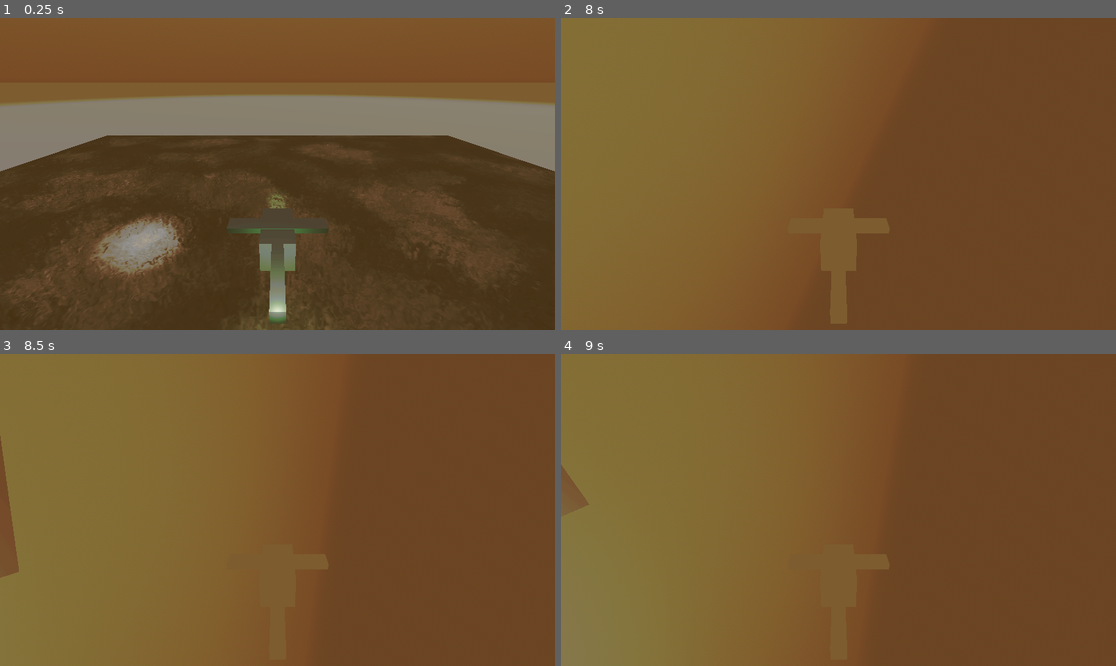
Above: before the commit, frames 1-4 (two rows, left to right).
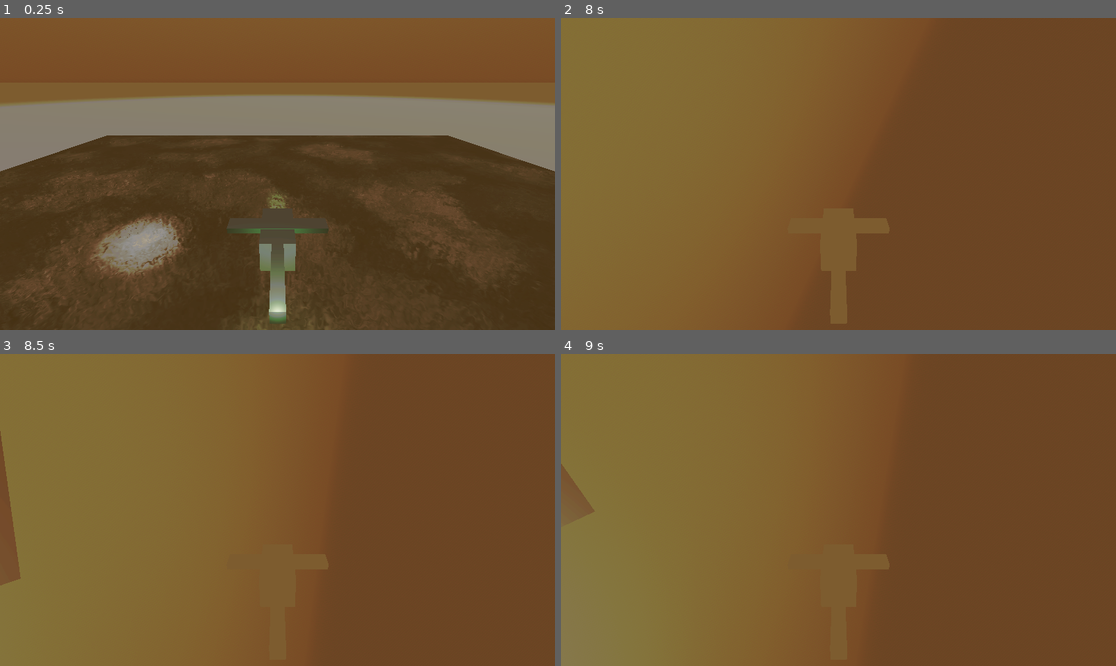
Above: after the commit, the same moments.

Repository: fracter2/here-be-le-dragon
Game: Godot game, scene res://Content/World.tscn
Two runs of this game, one before a commit and one after it. Both use one fixed random seed, a clock stepped at 60 frames per second and the inputs below.
Inputs:
- Up to frame 1 (0.25 s): no input
- Up to frame 2 (8 s): hold D (barrel_right) 0.53-1.28 s; tap P (flip_pitch) every 0.75 s from 0.6 to 7.35 s; hold Down (pitch_down) 1.28-2.03 s; hold D (barrel_right) 2.03-2.78 s; hold Up (pitch_up) 2.78-3.53 s; hold A (barrel_left) 3.53-5.03 s; hold Down (pitch_down) 5.03-5.78 s; hold D (barrel_right) 5.78-6.53 s; tap Enter at 6.5 s; hold Up (pitch_up) 6.53-7.28 s; tap Space (thrust_up) at 7.25 s; hold D (barrel_right) from 7.28 s (still down)
- Up to frame 3 (8.5 s): release D (barrel_right) at 8.03 s; hold Down (pitch_down) from 8.03 s (still down); tap P (flip_pitch) at 8.1 s
- Up to frame 4 (9 s): release Down (pitch_down) at 8.78 s; hold A (barrel_left) from 8.78 s (still down); tap P (flip_pitch) at 8.85 s

Frames 1-2 are identical in both runs. In frame 3, 0.1% of the frame differs, in the area x 0-4%, y 24-75%; in frame 4, less than 0.1%.

Commit message:
FIXED THE DAMN HELI CONTROLS I AM GENIOUS

Diff:
--- a/Content/helicopter.gd
+++ b/Content/helicopter.gd
@@ -52,7 +52,7 @@
 	apply_torque(basis * rot)
 
 	#var rotaded_thrust: Vector3 = (Vector3.UP * input_thrust * speed_thrust) * global_basis
-	var rotaded_thrust: Vector3 = (Vector3.UP * input_thrust * speed_thrust) * basis.orthonormalized()
+	var rotaded_thrust: Vector3 = basis.orthonormalized() * (Vector3.UP * input_thrust * speed_thrust)
 	#apply_central_force(Vector3.UP * input_thrust * speed_thrust)
 	apply_central_force(rotaded_thrust)
 	debug_thrust_pointer.position = basis.orthonormalized() * (4 * Vector3.UP)
